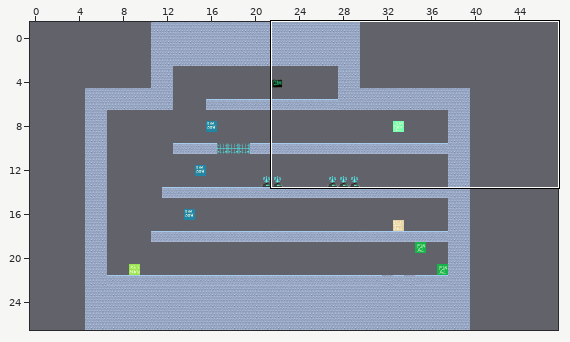
One commit to this Tiled map: Resources/Maps/world5.tmx. Above: a wide view before the commit, with the close-up outlined.
Close-up. As it was:
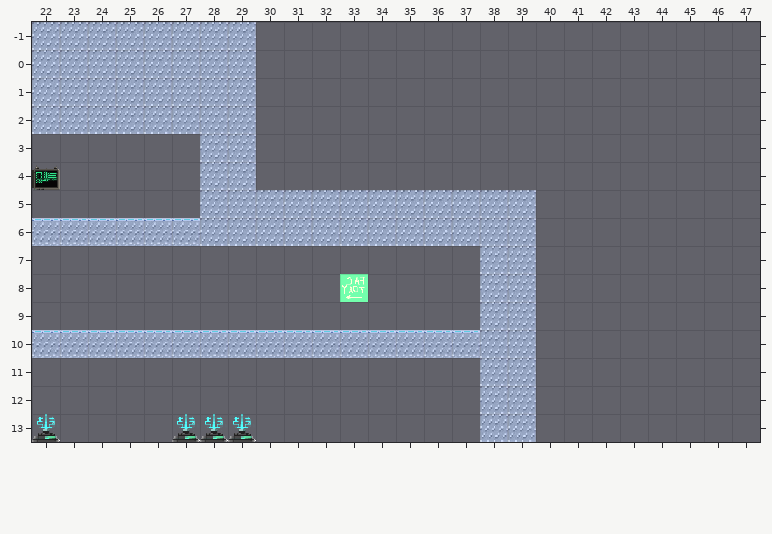
Cells are 32x32 px. Shown: x 22..47, y -1..13. The commit also changed other parts of the map, which this record leaves out. The old version is drawn lined up with the new one.
And afterwards:
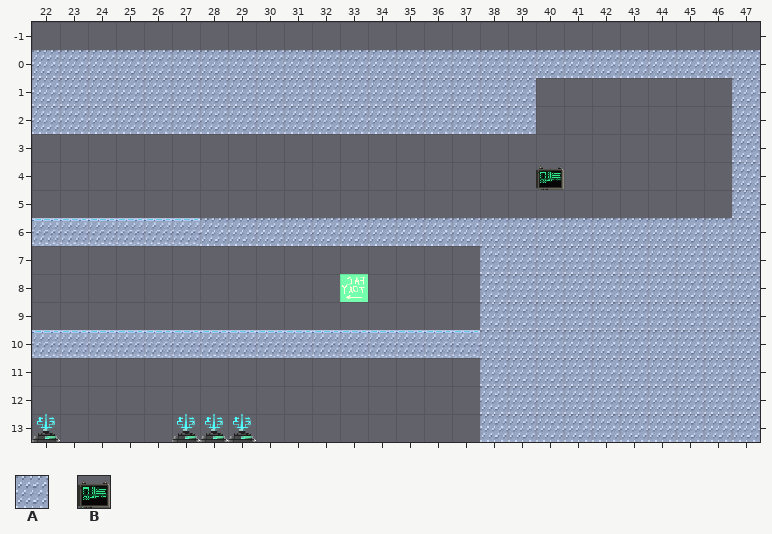
Key: from "ExtendedMapSet": A 2, B 37.
_ is an empty cell.
Tiles replaced or removed in this view: A, B.
Change:
Changed rows in their new state; . is an unchanged cell.
map size 35x28 -> 48x27 cells (old content now starts at 5,-1; both pictures use the new coordinates)
Layer "Wall":
first column x 22:
-1 ________..................
 0 ........AAAAAAAAAAAAAAAAAA
 1 ........AAAAAAAAAA.......A
 2 ........AAAAAAAAAA.......A
 3 ......__.................A
 4 ......__.................A
 5 ......____________.......A
 6 ..................AAAAAAAA
 7 ..................AAAAAAAA
 8 ..................AAAAAAAA
 9 ..................AAAAAAAA
10 ..................AAAAAAAA
11 ..................AAAAAAAA
12 ..................AAAAAAAA
13 ..................AAAAAAAA
Layer "Background":
first column x 22:
 4 _.................B
Boxes around the changes in both close-ups, in picture pixels (x1, y1, x2, y2):
changed: (32, 22, 760, 442)
